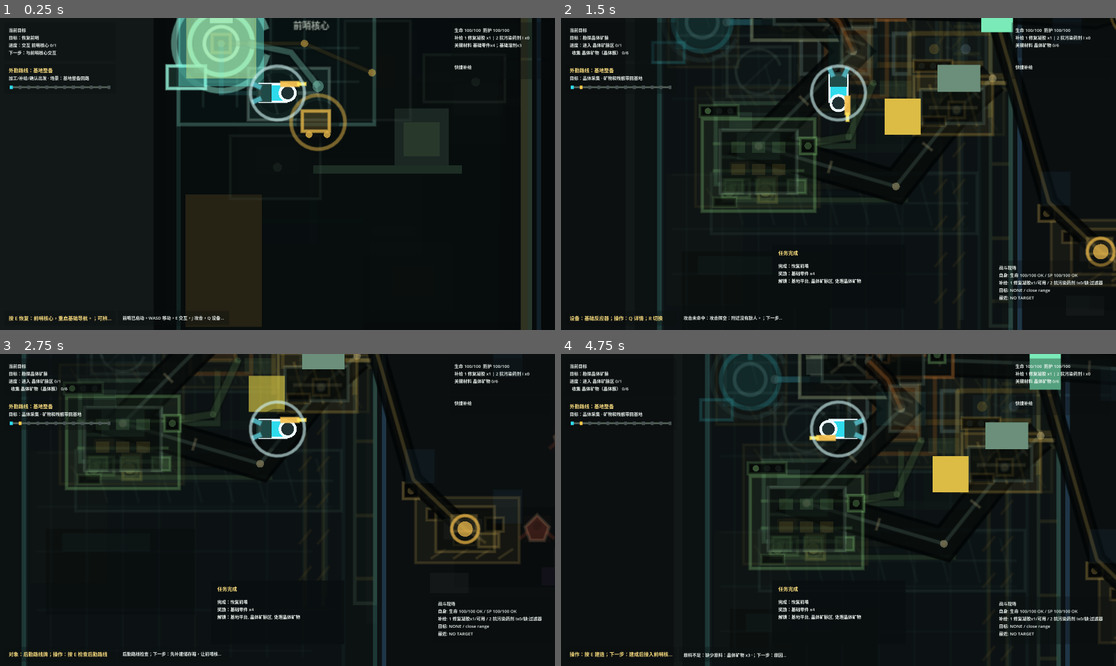
Above: before the commit, frames 1-4 (two rows, left to right).
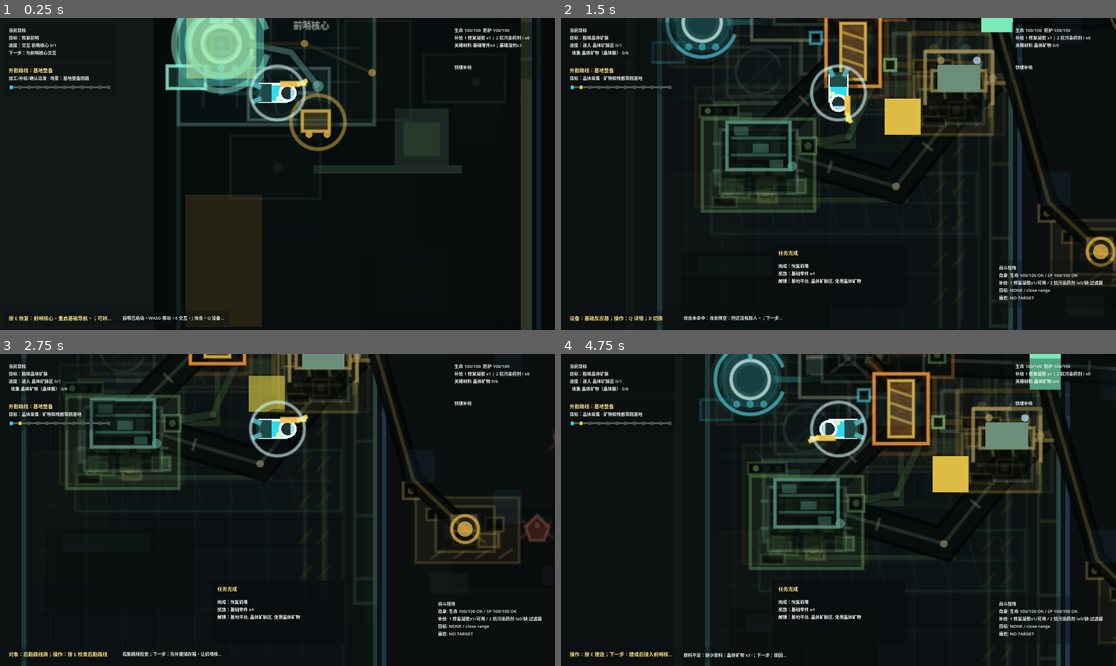
Above: after the commit, the same moments.

Repository: laugh0608/RadishCatalyst
Game: Godot game, scene res://scenes/boot/Boot.tscn
The game is run twice, just before and just after one commit, with the same random seed, the same clock (stepped at 60 frames per second) and the same inputs.
Inputs (mouse positions are in pixels of both pictures, inside the frame that each line leads up to):
- Up to frame 1 (0.25 s): no input
- Up to frame 2 (1.5 s): tap Enter at 0.5 s; move the mouse to (960, 158) at 0.52 s; hold D (move_right) 0.53-1.28 s; tap E (interact) at 0.6 s; click (960, 158) at 0.67 s; move the mouse to (727, 189) at 1.27 s; hold S (move_down) from 1.28 s (still down); tap J (attack) at 1.35 s
- Up to frame 3 (2.75 s): tap E (interact) at 1.55, 2.3 s; move the mouse to (333, 441) at 2.02 s; release S (move_down) at 2.03 s; hold D (move_right) from 2.03 s (still down); hold R (cycle_recipe) from 2.03 s (still down)
- Up to frame 4 (4.75 s): move the mouse to (810, 572) at 2.77 s; release D (move_right) at 2.78 s; release R (cycle_recipe) at 2.78 s; hold W (move_up) 2.78-3.53 s; tap E (interact) at 2.85, 3.8, 4.55 s; click (810, 572) at 2.92 s; move the mouse to (1005, 556) at 3.52 s; hold A (move_left) from 3.53 s (still down); tap C (tactical_scan) at 3.6 s; move the mouse to (672, 463) at 4.27 s; tap Q (toggle_device_panel) at 4.35 s

The runs differ from the first frame. In frame 1, 0.4% of the frame differs, in the area x 33-56%, y 0-27%; in frame 2, 4.1%; in frame 3, 1.6%; in frame 4, 4.9%, in the area x 27-87%, y 0-57%.

Commit message:
feat: 增强关键对象语义轮廓

Diff:
--- a/client/scripts/actors/player_controller.gd
+++ b/client/scripts/actors/player_controller.gd
@@ -11,9 +11,12 @@
 const PLAYER_VISUAL_PART_IDS := [
 	"suit.torso",
 	"suit.helmet",
+	"suit.visor",
 	"suit.backpack",
 	"suit.boots",
+	"suit.status_light",
 	"tool.forward_arm",
+	"tool.cutter_tip",
 	"direction.work_light"
 ]
 
@@ -85,7 +88,10 @@
 	_draw_oriented_rect(-forward * 12.0, forward, 6.5, 8.0, PACK_COLOR)
 	draw_circle(forward * 9.0, 8.0, BODY_OUTLINE_COLOR)
 	draw_circle(forward * 9.0, 5.6, SUIT_DARK)
+	draw_line(forward * 13.0 + side * -4.0, forward * 13.0 + side * 4.0, Color(0.72, 1.0, 1.0, 0.88), 1.6, true)
+	draw_circle(forward * 1.0 - side * 5.2, 2.4, Color(0.92, 0.98, 0.72, 0.9))
 	draw_line(forward * 3.0 + side * 8.0, forward * 19.0 + side * 8.0, TOOL_COLOR, 4.0, true)
+	draw_line(forward * 19.0 + side * 8.0, forward * 26.0 + side * 11.0, Color(1.0, 0.9, 0.42, 0.92), 2.6, true)
 	draw_line(forward * 18.0 + side * 8.0, forward * 25.0 + side * 8.0, DIRECTION_COLOR, 2.0, true)
 	draw_line(-forward * 15.0 + side * 5.0, -forward * 22.0 + side * 8.0, SUIT_PANEL, 3.0, true)
 	draw_line(-forward * 15.0 - side * 5.0, -forward * 22.0 - side * 8.0, SUIT_PANEL, 3.0, true)
--- a/client/scripts/actors/prototype_enemy.gd
+++ b/client/scripts/actors/prototype_enemy.gd
@@ -24,7 +24,9 @@
 	"enemy_shape.head",
 	"enemy_shape.limbs",
 	"enemy_shape.category_accent",
-	"enemy_shape.pressure_core"
+	"enemy_shape.pressure_core",
+	"enemy_shape.threat_eye",
+	"enemy_shape.category_spines"
 ]
 
 var health: float = 20.0
@@ -267,6 +269,7 @@
 			_draw_ruin_guard_silhouette(size, active_color)
 		_:
 			_draw_basic_silhouette(size, active_color)
+	_draw_enemy_status_detail(size, active_color)
 
 
 func get_silhouette_part_count() -> int:
@@ -399,6 +402,33 @@
 	draw_circle(Vector2(size.x * 0.1, -size.y * 0.08), 4.0, Color(0.08, 0.22, 0.24, 0.86))
 
 
+func _draw_enemy_status_detail(size: Vector2, color: Color) -> void:
+	match get_silhouette_profile():
+		"polluted":
+			for angle in [PI * 0.08, PI * 0.72, PI * 1.34]:
+				var from := Vector2(cos(angle), sin(angle)) * size.x * 0.36
+				var to := Vector2(cos(angle), sin(angle)) * size.x * 0.62
+				draw_line(from, to, Color(0.92, 0.82, 0.24, 0.72), 1.8, true)
+			draw_circle(Vector2(size.x * 0.12, -size.y * 0.18), 2.8, Color(1.0, 0.88, 0.28, 0.88))
+		"treatment":
+			draw_line(Vector2(-size.x * 0.44, -size.y * 0.3), Vector2(-size.x * 0.58, -size.y * 0.46), Color(color.r, color.g, color.b, 0.66), 1.7, true)
+			draw_line(Vector2(size.x * 0.18, -size.y * 0.42), Vector2(size.x * 0.32, -size.y * 0.56), Color(color.r, color.g, color.b, 0.66), 1.7, true)
+			draw_circle(Vector2(size.x * 0.28, -size.y * 0.08), 2.6, Color(0.72, 1.0, 0.96, 0.88))
+		"elite":
+			for angle in [PI * 0.25, PI * 0.75, PI * 1.25, PI * 1.75]:
+				var from := Vector2(cos(angle), sin(angle)) * size.x * 0.42
+				var to := Vector2(cos(angle), sin(angle)) * size.x * 0.64
+				draw_line(from, to, Color(1.0, 0.74, 0.34, 0.72), 1.8, true)
+			draw_circle(Vector2.ZERO, 3.2, Color(1.0, 0.84, 0.3, 0.86))
+		"ruin_guard":
+			draw_line(Vector2(size.x * 0.36, -size.y * 0.24), Vector2(size.x * 0.58, -size.y * 0.42), Color(0.76, 0.98, 1.0, 0.72), 1.7, true)
+			draw_circle(Vector2(size.x * 0.16, -size.y * 0.1), 2.8, Color(0.78, 1.0, 1.0, 0.86))
+		_:
+			draw_line(Vector2(-size.x * 0.34, -size.y * 0.1), Vector2(-size.x * 0.54, -size.y * 0.28), Color(color.r, color.g, color.b, 0.62), 1.6, true)
+			draw_line(Vector2(size.x * 0.34, -size.y * 0.1), Vector2(size.x * 0.54, -size.y * 0.28), Color(color.r, color.g, color.b, 0.62), 1.6, true)
+			draw_circle(Vector2(0.0, -size.y * 0.14), 2.6, Color(1.0, 0.72, 0.42, 0.84))
+
+
 func _draw_polygon_with_outline(points: PackedVector2Array, fill: Color, outline: Color) -> void:
 	draw_colored_polygon(points, fill)
 	var closed := PackedVector2Array(points)
--- a/client/scripts/checks/demo_prototype_visual_pass_check.gd
+++ b/client/scripts/checks/demo_prototype_visual_pass_check.gd
@@ -30,6 +30,7 @@
 	_check_current_objective_guidance_layer()
 	_check_startup_readability_scope()
 	_check_playable_space_and_actor_silhouettes()
+	_check_key_object_semantic_silhouettes()
 	_check_visual_state_methods()
 	_check_visual_refresher_state_alignment()
 
@@ -409,8 +410,10 @@
 	var player := map.get_node("Player") as PlayerController
 	_expect_equal(player.get_visual_part_count() >= 6, true, "player uses multiple readable silhouette parts")
 	_expect_equal(player.has_visual_part("suit.helmet"), true, "player silhouette has helmet")
+	_expect_equal(player.has_visual_part("suit.visor"), true, "player silhouette has visor")
 	_expect_equal(player.has_visual_part("suit.backpack"), true, "player silhouette has backpack")
 	_expect_equal(player.has_visual_part("tool.forward_arm"), true, "player silhouette has forward tool arm")
+	_expect_equal(player.has_visual_part("tool.cutter_tip"), true, "player silhouette has cutter tip")
 
 	var treatment_enemy := map.get_node("Enemies/TreatmentSkitter") as PrototypeEnemy
 	var polluted_enemy := map.get_node("Enemies/PollutedSkitter") as PrototypeEnemy
@@ -420,6 +423,72 @@
 	_expect_equal(polluted_enemy.get_silhouette_profile(), "polluted", "polluted enemy uses polluted silhouette")
 	_expect_equal(elite_enemy.get_silhouette_profile(), "elite", "elite node uses elite silhouette")
 	_expect_equal(polluted_enemy.has_silhouette_part("enemy_shape.pressure_core"), true, "enemy silhouette has pressure core")
+	_expect_equal(polluted_enemy.has_silhouette_part("enemy_shape.threat_eye"), true, "enemy silhouette has threat eye")
+	map.free()
+
+
+func _check_key_object_semantic_silhouettes() -> void:
+	var map := _create_setup_map()
+	var key_objects := [
+		{
+			"path": "Interactables/OutpostCore",
+			"silhouette_id": PrototypeInteractable.SILHOUETTE_OUTPOST_CORE,
+			"part": "semantic.outpost_core.status_lights"
+		},
+		{
+			"path": "Interactables/BasicReactor",
+			"silhouette_id": PrototypeInteractable.SILHOUETTE_BASIC_REACTOR,
+			"part": "semantic.basic_reactor.heat_chamber"
+		},
+		{
+			"path": "Interactables/BasicStorageBuildSite",
+			"silhouette_id": PrototypeInteractable.SILHOUETTE_BASIC_STORAGE,
+			"part": "semantic.basic_storage.shelf_bins"
+		},
+		{
+			"path": "Interactables/FieldOutfittingStation",
+			"silhouette_id": PrototypeInteractable.SILHOUETTE_FIELD_OUTFITTING_STATION,
+			"part": "semantic.field_outfitting_station.module_rack"
+		},
+		{
+			"path": "Interactables/PollutionFilter",
+			"silhouette_id": PrototypeInteractable.SILHOUETTE_POLLUTION_FILTER,
+			"part": "semantic.pollution_filter.twin_columns"
+		},
+		{
+			"path": "Interactables/CrystalCollectorBuildSite",
+			"silhouette_id": PrototypeInteractable.SILHOUETTE_CRYSTAL_COLLECTOR,
+			"part": "semantic.crystal_collector.output_tray"
+		},
+		{
+			"path": "Interactables/DemoStabilizationCore",
+			"silhouette_id": PrototypeInteractable.SILHOUETTE_CORE_WRITE_DEVICE,
+			"part": "semantic.core_write_device.write_ring"
+		}
+	]
+	for object_profile in key_objects:
+		var object := map.get_node(String(object_profile["path"])) as PrototypeInteractable
+		_expect_equal(
+			object.get_semantic_silhouette_id(),
+			String(object_profile["silhouette_id"]),
+			"%s uses semantic silhouette id" % object_profile["path"]
+		)
+		_expect_equal(
+			object.get_semantic_silhouette_part_count() >= 3,
+			true,
+			"%s exposes multiple semantic silhouette parts" % object_profile["path"]
+		)
+		_expect_equal(
+			object.has_semantic_silhouette_part(String(object_profile["part"])),
+			true,
+			"%s exposes role-specific semantic part" % object_profile["path"]
+		)
+	var collector_output := map.get_node("Interactables/CrystalCollectorOutput") as PrototypeInteractable
+	_expect_equal(
+		collector_output.get_semantic_silhouette_id(),
+		PrototypeInteractable.SILHOUETTE_CRYSTAL_COLLECTOR,
+		"collector output shares collector semantic silhouette"
+	)
 	map.free()
 
 
--- a/client/scripts/interaction/prototype_interactable.gd
+++ b/client/scripts/interaction/prototype_interactable.gd
@@ -1,6 +1,7 @@
 extends Area2D
 class_name PrototypeInteractable
 
+const SemanticSilhouette := preload("res://scripts/interaction/prototype_interactable_semantic_silhouette.gd")
 const DEFAULT_MARKER_COLOR := Color(0.862745, 0.737255, 0.266667, 1)
 const CRYSTAL_MARKER_COLOR := Color(0.34, 0.68, 0.96, 1)
 const RICH_CRYSTAL_MARKER_COLOR := Color(0.54, 0.82, 1.0, 1)
@@ -82,6 +83,13 @@
 const INTERACTABLE_LABEL_FONT_SIZE := 8
 const FOCUS_LABEL_WIDTH := 96.0
 const FOCUS_LABEL_LINE_HEIGHT := 11.0
+const SILHOUETTE_OUTPOST_CORE := SemanticSilhouette.SILHOUETTE_OUTPOST_CORE
+const SILHOUETTE_BASIC_REACTOR := SemanticSilhouette.SILHOUETTE_BASIC_REACTOR
+const SILHOUETTE_BASIC_STORAGE := SemanticSilhouette.SILHOUETTE_BASIC_STORAGE
+const SILHOUETTE_FIELD_OUTFITTING_STATION := SemanticSilhouette.SILHOUETTE_FIELD_OUTFITTING_STATION
+const SILHOUETTE_POLLUTION_FILTER := SemanticSilhouette.SILHOUETTE_POLLUTION_FILTER
+const SILHOUETTE_CRYSTAL_COLLECTOR := SemanticSilhouette.SILHOUETTE_CRYSTAL_COLLECTOR
+const SILHOUETTE_CORE_WRITE_DEVICE := SemanticSilhouette.SILHOUETTE_CORE_WRITE_DEVICE
 
 @export var definition_id: String = ""
 @export var interaction_type: String = "inspect"
@@ -191,6 +199,22 @@
 	if get_recipe_count() <= 0:
 		return 0
 	return recipe_index + 1
+
+
+func get_semantic_silhouette_id() -> String:
+	return SemanticSilhouette.get_silhouette_id(definition_id)
+
+
+func get_semantic_silhouette_part_ids() -> Array[String]:
+	return SemanticSilhouette.get_part_ids(get_semantic_silhouette_id())
+
+
+func get_semantic_silhouette_part_count() -> int:
+	return get_semantic_silhouette_part_ids().size()
+
+
+func has_semantic_silhouette_part(part_id: String) -> bool:
+	return get_semantic_silhouette_part_ids().has(part_id)
 
 
 func mark_consumed() -> void:
@@ -242,6 +266,10 @@
 		z_index = 0
 
 
+func _draw() -> void:
+	SemanticSilhouette.draw(self, get_semantic_silhouette_id())
+
+
 func set_default_visual() -> void:
 	_ensure_visual_nodes()
 	consumed = false
@@ -842,6 +870,7 @@
 	if focus_ring != null:
 		focus_ring.position = marker.position - Vector2(7.0, 7.0)
 		focus_ring.size = marker_size + Vector2(14.0, 14.0)
+	queue_redraw()
 
 
 func _get_default_marker_visual() -> Dictionary:
--- /dev/null
+++ b/client/scripts/interaction/prototype_interactable_semantic_silhouette.gd
@@ -0,0 +1,228 @@
+extends RefCounted
+class_name PrototypeInteractableSemanticSilhouette
+
+const SILHOUETTE_OUTPOST_CORE := "semantic.outpost_core"
+const SILHOUETTE_BASIC_REACTOR := "semantic.basic_reactor"
+const SILHOUETTE_BASIC_STORAGE := "semantic.basic_storage"
+const SILHOUETTE_FIELD_OUTFITTING_STATION := "semantic.field_outfitting_station"
+const SILHOUETTE_POLLUTION_FILTER := "semantic.pollution_filter"
+const SILHOUETTE_CRYSTAL_COLLECTOR := "semantic.crystal_collector"
+const SILHOUETTE_CORE_WRITE_DEVICE := "semantic.core_write_device"
+
+const OUTPOST_CORE_COLOR := Color(0.28, 0.72, 0.76, 1)
+const REACTOR_COLOR := Color(1.0, 0.62, 0.24, 1.0)
+const STORAGE_COLOR := Color(0.36, 0.62, 0.56, 1)
+const OUTFITTING_COLOR := Color(0.66, 0.58, 0.34, 1)
+const FILTER_COLOR := Color(0.64, 0.78, 0.3, 1)
+const COLLECTOR_COLOR := Color(0.48, 0.72, 0.62, 1)
+const CORE_WRITE_COLOR := Color(0.36, 0.96, 0.9, 1.0)
+
+const SEMANTIC_SILHOUETTE_PARTS := {
+	SILHOUETTE_OUTPOST_CORE: [
+		"semantic.outpost_core.service_ring",
+		"semantic.outpost_core.uplink_mast",
+		"semantic.outpost_core.status_lights"
+	],
+	SILHOUETTE_BASIC_REACTOR: [
+		"semantic.basic_reactor.heat_chamber",
+		"semantic.basic_reactor.input_output_ports",
+		"semantic.basic_reactor.reaction_coils"
+	],
+	SILHOUETTE_BASIC_STORAGE: [
+		"semantic.basic_storage.shelf_bins",
+		"semantic.basic_storage.cargo_slots",
+		"semantic.basic_storage.logistics_port"
+	],
+	SILHOUETTE_FIELD_OUTFITTING_STATION: [
+		"semantic.field_outfitting_station.module_rack",
+		"semantic.field_outfitting_station.supply_rail",
+		"semantic.field_outfitting_station.ready_lights"
+	],
+	SILHOUETTE_POLLUTION_FILTER: [
+		"semantic.pollution_filter.twin_columns",
+		"semantic.pollution_filter.sludge_inlet",
+		"semantic.pollution_filter.clean_output"
+	],
+	SILHOUETTE_CRYSTAL_COLLECTOR: [
+		"semantic.crystal_collector.drill_arm",
+		"semantic.crystal_collector.output_tray",
+		"semantic.crystal_collector.status_lights"
+	],
+	SILHOUETTE_CORE_WRITE_DEVICE: [
+		"semantic.core_write_device.write_ring",
+		"semantic.core_write_device.cross_bus",
+		"semantic.core_write_device.verify_panel"
+	]
+}
+
+
+static func get_silhouette_id(definition_id: String) -> String:
+	match definition_id:
+		"building.outpost_core":
+			return SILHOUETTE_OUTPOST_CORE
+		"building.basic_reactor":
+			return SILHOUETTE_BASIC_REACTOR
+		"building.basic_storage":
+			return SILHOUETTE_BASIC_STORAGE
+		"building.field_outfitting_station":
+			return SILHOUETTE_FIELD_OUTFITTING_STATION
+		"building.pollution_filter":
+			return SILHOUETTE_POLLUTION_FILTER
+		"building.crystal_collector_t1", "map_object.crystal_collector_output":
+			return SILHOUETTE_CRYSTAL_COLLECTOR
+		"map_object.demo_stabilization_core":
+			return SILHOUETTE_CORE_WRITE_DEVICE
+	return ""
+
+
+static func get_part_ids(silhouette_id: String) -> Array[String]:
+	var part_ids: Array[String] = []
+	var source_parts: Array = SEMANTIC_SILHOUETTE_PARTS.get(silhouette_id, [])
+	for part_id in source_parts:
+		part_ids.append(String(part_id))
+	return part_ids
+
+
+static func draw(canvas: CanvasItem, silhouette_id: String) -> void:
+	if canvas == null or silhouette_id.is_empty():
+		return
+	var accent := get_silhouette_color(silhouette_id)
+	_draw_semantic_shadow(canvas)
+	match silhouette_id:
+		SILHOUETTE_OUTPOST_CORE:
+			_draw_outpost_core_silhouette(canvas, accent)
+		SILHOUETTE_BASIC_REACTOR:
+			_draw_basic_reactor_silhouette(canvas, accent)
+		SILHOUETTE_BASIC_STORAGE:
+			_draw_basic_storage_silhouette(canvas, accent)
+		SILHOUETTE_FIELD_OUTFITTING_STATION:
+			_draw_field_outfitting_station_silhouette(canvas, accent)
+		SILHOUETTE_POLLUTION_FILTER:
+			_draw_pollution_filter_silhouette(canvas, accent)
+		SILHOUETTE_CRYSTAL_COLLECTOR:
+			_draw_crystal_collector_silhouette(canvas, accent)
+		SILHOUETTE_CORE_WRITE_DEVICE:
+			_draw_core_write_device_silhouette(canvas, accent)
+
+
+static func get_silhouette_color(silhouette_id: String) -> Color:
+	match silhouette_id:
+		SILHOUETTE_OUTPOST_CORE:
+			return OUTPOST_CORE_COLOR
+		SILHOUETTE_BASIC_REACTOR:
+			return REACTOR_COLOR
+		SILHOUETTE_BASIC_STORAGE:
+			return STORAGE_COLOR
+		SILHOUETTE_FIELD_OUTFITTING_STATION:
+			return OUTFITTING_COLOR
+		SILHOUETTE_POLLUTION_FILTER:
+			return FILTER_COLOR
+		SILHOUETTE_CRYSTAL_COLLECTOR:
+			return COLLECTOR_COLOR
+		SILHOUETTE_CORE_WRITE_DEVICE:
+			return CORE_WRITE_COLOR
+	return Color(0.862745, 0.737255, 0.266667, 1)
+
+
+static func _draw_semantic_shadow(canvas: CanvasItem) -> void:
+	canvas.draw_circle(Vector2(0.0, 13.0), 26.0, Color(0.01, 0.024, 0.022, 0.34))
+
+
+static func _draw_outpost_core_silhouette(canvas: CanvasItem, accent: Color) -> void:
+	canvas.draw_circle(Vector2.ZERO, 25.0, _alpha(accent, 0.18))
+	canvas.draw_arc(Vector2.ZERO, 31.0, PI * 0.12, PI * 1.88, 42, _alpha(accent, 0.78), 2.0, true)
+	canvas.draw_arc(Vector2.ZERO, 17.0, 0.0, TAU, 34, _alpha(Color(0.9, 1.0, 0.96, 1.0), 0.72), 1.8, true)
+	canvas.draw_line(Vector2(0.0, -33.0), Vector2(0.0, -18.0), _alpha(accent, 0.9), 2.2, true)
+	canvas.draw_line(Vector2(-10.0, -31.0), Vector2(10.0, -31.0), _alpha(accent, 0.72), 1.6, true)
+	for index in range(3):
+		canvas.draw_circle(Vector2(-12.0 + float(index) * 12.0, 22.0), 3.2, _alpha(accent, 0.62))
+
+
+static func _draw_basic_reactor_silhouette(canvas: CanvasItem, accent: Color) -> void:
+	var body := Rect2(Vector2(-24.0, -31.0), Vector2(48.0, 62.0))
+	canvas.draw_rect(body, Color(0.05, 0.034, 0.018, 0.62), true)
+	canvas.draw_rect(body, _alpha(accent, 0.82), false, 1.8, true)
+	var chamber := Rect2(Vector2(-11.0, -25.0), Vector2(22.0, 50.0))
+	canvas.draw_rect(chamber, _alpha(accent, 0.28), true)
+	canvas.draw_rect(chamber, _alpha(Color(1.0, 0.82, 0.34, 1.0), 0.76), false, 1.4, true)
+	for y in [-17.0, -5.0, 7.0]:
+		canvas.draw_line(Vector2(-9.0, y), Vector2(9.0, y + 6.0), _alpha(Color(1.0, 0.82, 0.34, 1.0), 0.5), 1.2, true)
+	_draw_semantic_port(canvas, Vector2(-33.0, -12.0), Color(0.32, 0.84, 0.94, 1.0))
+	_draw_semantic_port(canvas, Vector2(33.0, 12.0), Color(0.62, 0.92, 0.54, 1.0))
+
+
+static func _draw_basic_storage_silhouette(canvas: CanvasItem, accent: Color) -> void:
+	var body := Rect2(Vector2(-28.0, -21.0), Vector2(56.0, 42.0))
+	canvas.draw_rect(body, Color(0.025, 0.06, 0.046, 0.62), true)
+	canvas.draw_rect(body, _alpha(accent, 0.78), false, 1.8, true)
+	for y in [-7.0, 8.0]:
+		canvas.draw_line(Vector2(-24.0, y), Vector2(24.0, y), _alpha(accent, 0.42), 1.4, true)
+	for slot in [
+		Rect2(Vector2(-22.0, -17.0), Vector2(13.0, 8.0)),
+		Rect2(Vector2(-5.0, -2.0), Vector2(14.0, 8.0)),
+		Rect2(Vector2(10.0, 12.0), Vector2(12.0, 7.0))
+	]:
+		canvas.draw_rect(slot, _alpha(accent, 0.36), true)
+	canvas.draw_circle(Vector2(30.0, 18.0), 4.2, _alpha(accent, 0.62))
+
+
+static func _draw_field_outfitting_station_silhouette(canvas: CanvasItem, accent: Color) -> void:
+	canvas.draw_line(Vector2(-30.0, -24.0), Vector2(30.0, -24.0), _alpha(accent, 0.86), 2.2, true)
+	canvas.draw_line(Vector2(-30.0, -24.0), Vector2(-30.0, 23.0), _alpha(accent, 0.76), 2.0, true)
+	canvas.draw_line(Vector2(30.0, -24.0), Vector2(30.0, 23.0), _alpha(accent, 0.76), 2.0, true)
+	var bench := Rect2(Vector2(-24.0, -7.0), Vector2(48.0, 18.0))
+	canvas.draw_rect(bench, Color(0.08, 0.065, 0.028, 0.66), true)
+	canvas.draw_rect(bench, _alpha(accent, 0.72), false, 1.6, true)
+	for x in [-18.0, 0.0, 18.0]:
+		canvas.draw_line(Vector2(x, -21.0), Vector2(x + 6.0, 18.0), _alpha(accent, 0.34), 1.4, true)
+	canvas.draw_circle(Vector2(-16.0, -16.0), 3.4, _alpha(accent, 0.72))
+	canvas.draw_circle(Vector2(16.0, -16.0), 3.4, _alpha(Color(0.72, 0.92, 1.0, 1.0), 0.72))
+
+
+static func _draw_pollution_filter_silhouette(canvas: CanvasItem, accent: Color) -> void:
+	var body := Rect2(Vector2(-25.0, -28.0), Vector2(50.0, 56.0))
+	canvas.draw_rect(body, Color(0.054, 0.07, 0.026, 0.64), true)
+	canvas.draw_rect(body, _alpha(accent, 0.72), false, 1.6, true)
+	for x in [-9.0, 9.0]:
+		canvas.draw_rect(Rect2(Vector2(x - 4.0, -22.0), Vector2(8.0, 40.0)), _alpha(accent, 0.34), true)
+		canvas.draw_line(Vector2(x, -22.0), Vector2(x, 18.0), _alpha(accent, 0.9), 2.0, true)
+	_draw_semantic_port(canvas, Vector2(-32.0, 10.0), Color(0.84, 0.78, 0.26, 1.0))
+	_draw_semantic_port(canvas, Vector2(32.0, -10.0), Color(0.72, 0.96, 0.38, 1.0))
+	canvas.draw_circle(Vector2(22.0, -25.0), 4.0, _alpha(Color(1.0, 0.56, 0.24, 1.0), 0.7))
+
+
+static func _draw_crystal_collector_silhouette(canvas: CanvasItem, accent: Color) -> void:
+	var base := Rect2(Vector2(-24.0, -12.0), Vector2(36.0, 24.0))
+	canvas.draw_rect(base, Color(0.035, 0.07, 0.06, 0.68), true)
+	canvas.draw_rect(base, _alpha(accent, 0.72), false, 1.5, true)
+	canvas.draw_arc(Vector2(-2.0, -3.0), 21.0, PI * 0.1, PI * 1.68, 28, _alpha(accent, 0.62), 2.0, true)
+	canvas.draw_line(Vector2(12.0, -3.0), Vector2(33.0, -20.0), _alpha(accent, 0.58), 2.0, true)
+	canvas.draw_line(Vector2(31.0, -20.0), Vector2(39.0, -15.0), _alpha(Color(0.7, 0.95, 1.0, 1.0), 0.58), 1.5, true)
+	var tray := Rect2(Vector2(-42.0, 6.0), Vector2(26.0, 12.0))
+	canvas.draw_rect(tray, Color(0.018, 0.035, 0.032, 0.68), true)
+	canvas.draw_rect(tray, _alpha(accent, 0.58), false, 1.3, true)
+	canvas.draw_line(Vector2(-16.0, 8.0), Vector2(-2.0, 4.0), _alpha(accent, 0.34), 1.6, true)
+
+
+static func _draw_core_write_device_silhouette(canvas: CanvasItem, accent: Color) -> void:
+	var tower := Rect2(Vector2(-29.0, -38.0), Vector2(58.0, 76.0))
+	canvas.draw_rect(tower, Color(0.026, 0.075, 0.07, 0.66), true)
+	canvas.draw_rect(tower, _alpha(accent, 0.72), false, 1.8, true)
+	canvas.draw_arc(Vector2.ZERO, 28.0, 0.0, TAU, 42, _alpha(accent, 0.84), 2.2, true)
+	canvas.draw_arc(Vector2.ZERO, 14.0, 0.0, TAU, 30, _alpha(Color(0.9, 1.0, 0.94, 1.0), 0.68), 1.4, true)
+	canvas.draw_line(Vector2(-25.0, 0.0), Vector2(25.0, 0.0), _alpha(accent, 0.62), 1.8, true)
+	canvas.draw_line(Vector2(0.0, -34.0), Vector2(0.0, 34.0), _alpha(accent, 0.62), 1.8, true)
+	var panel := Rect2(Vector2(22.0, 24.0), Vector2(26.0, 15.0))
+	canvas.draw_rect(panel, Color(0.012, 0.026, 0.028, 0.72), true)
+	canvas.draw_rect(panel, _alpha(Color(0.9, 0.76, 0.28, 1.0), 0.7), false, 1.2, true)
+	for index in range(3):
+		canvas.draw_circle(Vector2(28.0 + float(index) * 7.0, 31.5), 2.0, _alpha(Color(0.9, 0.76, 0.28, 1.0), 0.72))
+
+
+static func _draw_semantic_port(canvas: CanvasItem, center: Vector2, color: Color) -> void:
+	canvas.draw_rect(Rect2(center + Vector2(-5.0, -5.0), Vector2(10.0, 10.0)), Color(0.012, 0.026, 0.024, 0.68), true)
+	canvas.draw_rect(Rect2(center + Vector2(-5.0, -5.0), Vector2(10.0, 10.0)), _alpha(color, 0.58), false, 1.2, true)
+
+
+static func _alpha(color: Color, alpha: float) -> Color:
+	return Color(color.r, color.g, color.b, alpha)
Not shown, added: client/scripts/interaction/prototype_interactable_semantic_silhouette.gd.uid
Not shown, changed: docs/devlogs/2026-W26.md
Not shown, changed: docs/features/demo-first-playable-slice-assembly-v1.md
Not shown, changed: docs/features/demo-playable-ui-and-art-pass-v1.md
Not shown, changed: scripts/check-client-demo-prototype-visual-pass.ps1
